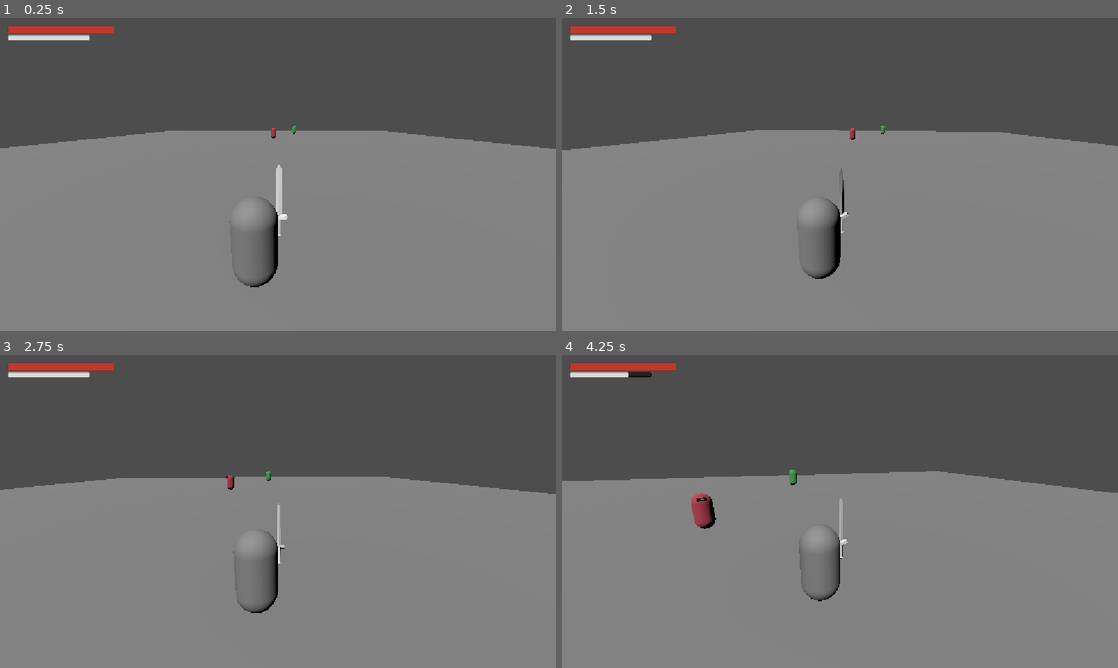
Above: before the commit, frames 1-4 (two rows, left to right).
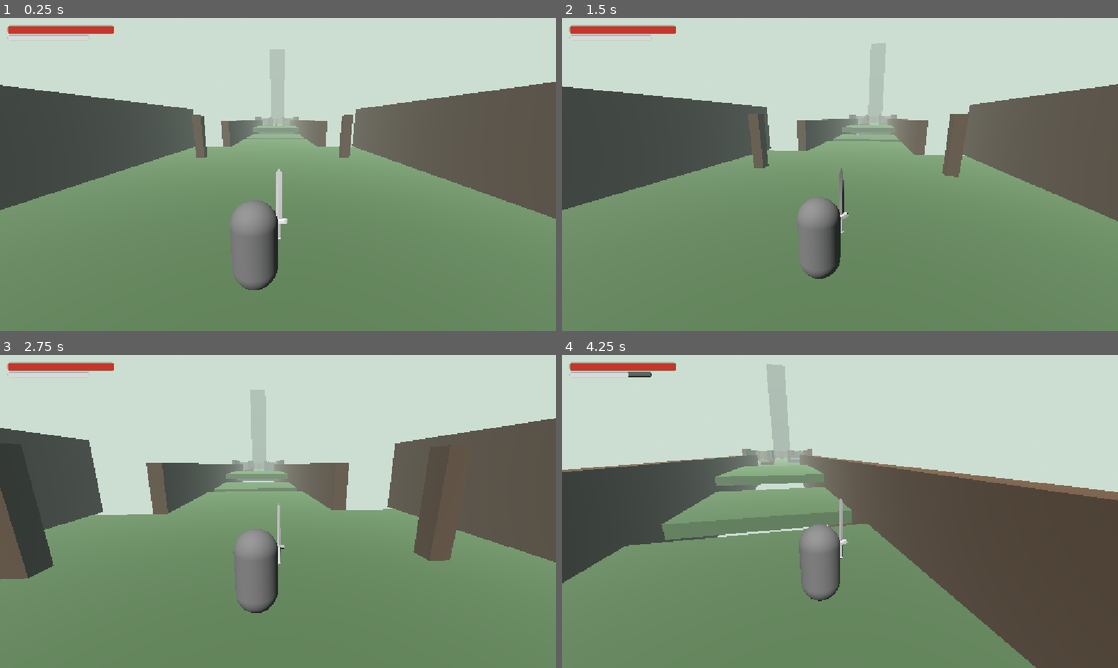
Above: after the commit, the same moments.

Repository: felipeallen20/valero-arpg
Game: Godot game, scene res://scenes/world.tscn
The game is run twice, just before and just after one commit, with the same random seed, the same clock (stepped at 60 frames per second) and the same inputs.
Inputs (mouse positions are in pixels of both pictures, inside the frame that each line leads up to):
- Up to frame 1 (0.25 s): no input
- Up to frame 2 (1.5 s): tap Enter at 0.5 s; move the mouse to (867, 174) at 0.52 s; press the mouse at (867, 174) at 0.53 s; hold W (forward) from 0.53 s (still down); tap Space (jump) at 0.77 s; move the mouse to (812, 174) at 1.27 s; release the mouse at (812, 174) at 1.28 s; click (812, 174) at 1.35 s
- Up to frame 3 (2.75 s): keep holding W (forward); tap Space (jump) at 1.52 s; move the mouse to (289, 505) at 2.02 s; hold Right mouse button (attack_heavy) from 2.03 s (still down); click (289, 505) at 2.3 s
- Up to frame 4 (4.25 s): keep holding W (forward); move the mouse to (834, 517) at 2.77 s; release Right mouse button (attack_heavy) at 2.78 s; tap Shift (dodge) at 2.85 s; tap Space (jump) at 3.02, 3.77 s; click (834, 517) at 3.05 s; move the mouse to (878, 514) at 3.52 s; hold Ctrl (sprint) from 3.53 s (still down); click (878, 514) at 3.8 s

The runs differ from the first frame. In frame 1, 81% of the frame differs, in the area x 0-100%, y 0-100%; in frame 2, 82%; in frame 3, 83%; in frame 4, 94%.

Commit message:
Prototype of tutorial level, platform removed

Diff:
--- /dev/null
+++ b/valero/scenes/levels/zones/zone_00_clarida.tscn
@@ -0,0 +1,47 @@
+[gd_scene format=3]
+
+[sub_resource type="StandardMaterial3D" id="mat_suelo"]
+albedo_color = Color(0.4, 0.56, 0.36, 1)
+
+[sub_resource type="StandardMaterial3D" id="mat_tronco"]
+albedo_color = Color(0.42, 0.31, 0.22, 1)
+
+[node name="Zone00_Clarida" type="Node3D"]
+
+[node name="Geometria" type="Node3D" parent="."]
+
+[node name="Suelo" type="CSGBox3D" parent="Geometria"]
+use_collision = true
+size = Vector3(22, 1, 32)
+position = Vector3(0, -0.5, 2)
+material = SubResource("mat_suelo")
+
+[node name="MuroIzq" type="CSGBox3D" parent="Geometria"]
+use_collision = true
+size = Vector3(1, 5, 34)
+position = Vector3(-11.5, 2.5, 2)
+material = SubResource("mat_tronco")
+
+[node name="MuroDer" type="CSGBox3D" parent="Geometria"]
+use_collision = true
+size = Vector3(1, 5, 34)
+position = Vector3(11.5, 2.5, 2)
+material = SubResource("mat_tronco")
+
+[node name="MuroTras" type="CSGBox3D" parent="Geometria"]
+use_collision = true
+size = Vector3(24, 5, 1)
+position = Vector3(0, 2.5, 18.5)
+material = SubResource("mat_tronco")
+
+[node name="TroncoIzq" type="CSGBox3D" parent="Geometria"]
+use_collision = true
+size = Vector3(0.8, 4, 0.8)
+position = Vector3(-7, 2, -6)
+material = SubResource("mat_tronco")
+
+[node name="TroncoDer" type="CSGBox3D" parent="Geometria"]
+use_collision = true
+size = Vector3(0.8, 4, 0.8)
+position = Vector3(7, 2, -6)
+material = SubResource("mat_tronco")
--- /dev/null
+++ b/valero/scenes/levels/zones/zone_01_senda.tscn
@@ -0,0 +1,68 @@
+[gd_scene format=3]
+
+[sub_resource type="StandardMaterial3D" id="mat_suelo"]
+albedo_color = Color(0.4, 0.56, 0.36, 1)
+
+[sub_resource type="StandardMaterial3D" id="mat_tronco"]
+albedo_color = Color(0.42, 0.31, 0.22, 1)
+
+[sub_resource type="StandardMaterial3D" id="mat_agua"]
+albedo_color = Color(0.33, 0.48, 0.55, 1)
+
+[node name="Zone01_Senda" type="Node3D"]
+
+[node name="Geometria" type="Node3D" parent="."]
+
+[node name="SueloA" type="CSGBox3D" parent="Geometria"]
+use_collision = true
+size = Vector3(12, 1, 12)
+position = Vector3(0, -0.5, -20)
+material = SubResource("mat_suelo")
+
+[node name="LechoRio1" type="CSGBox3D" parent="Geometria"]
+use_collision = true
+size = Vector3(12, 1, 3)
+position = Vector3(0, -2.1, -27.5)
+material = SubResource("mat_agua")
+
+[node name="SueloB" type="CSGBox3D" parent="Geometria"]
+use_collision = true
+size = Vector3(12, 1, 11)
+position = Vector3(0, -0.5, -34.5)
+material = SubResource("mat_suelo")
+
+[node name="Terraza" type="CSGBox3D" parent="Geometria"]
+use_collision = true
+size = Vector3(12, 1, 18)
+position = Vector3(0, 1.1, -49)
+material = SubResource("mat_suelo")
+
+[node name="SueloC" type="CSGBox3D" parent="Geometria"]
+use_collision = true
+size = Vector3(12, 1, 16)
+position = Vector3(0, -0.5, -66)
+material = SubResource("mat_suelo")
+
+[node name="LechoRio2" type="CSGBox3D" parent="Geometria"]
+use_collision = true
+size = Vector3(12, 1, 8)
+position = Vector3(0, -2.1, -78)
+material = SubResource("mat_agua")
+
+[node name="TroncoPuente" type="CSGBox3D" parent="Geometria"]
+use_collision = true
+size = Vector3(1.5, 0.5, 6.4)
+position = Vector3(2, -0.25, -77)
+material = SubResource("mat_tronco")
+
+[node name="MuroIzq" type="CSGBox3D" parent="Geometria"]
+use_collision = true
+size = Vector3(1, 8, 66)
+position = Vector3(-6.5, -0.5, -47)
+material = SubResource("mat_tronco")
+
+[node name="MuroDer" type="CSGBox3D" parent="Geometria"]
+use_collision = true
+size = Vector3(1, 8, 66)
+position = Vector3(6.5, -0.5, -47)
+material = SubResource("mat_tronco")
--- /dev/null
+++ b/valero/scenes/levels/zones/zone_02_claro.tscn
@@ -0,0 +1,35 @@
+[gd_scene format=3]
+
+[sub_resource type="StandardMaterial3D" id="mat_suelo"]
+albedo_color = Color(0.4, 0.56, 0.36, 1)
+
+[sub_resource type="StandardMaterial3D" id="mat_tronco"]
+albedo_color = Color(0.42, 0.31, 0.22, 1)
+
+[node name="Zone02_Claro" type="Node3D"]
+
+[node name="Geometria" type="Node3D" parent="."]
+
+[node name="Suelo" type="CSGBox3D" parent="Geometria"]
+use_collision = true
+size = Vector3(18, 1, 20)
+position = Vector3(0, -0.5, -92)
+material = SubResource("mat_suelo")
+
+[node name="MuroIzq" type="CSGBox3D" parent="Geometria"]
+use_collision = true
+size = Vector3(1, 5, 22)
+position = Vector3(-9.5, 2.5, -92)
+material = SubResource("mat_tronco")
+
+[node name="MuroDer" type="CSGBox3D" parent="Geometria"]
+use_collision = true
+size = Vector3(1, 5, 22)
+position = Vector3(9.5, 2.5, -92)
+material = SubResource("mat_tronco")
+
+[node name="TroncoCobertura" type="CSGBox3D" parent="Geometria"]
+use_collision = true
+size = Vector3(4, 1, 1)
+position = Vector3(-4, 0.5, -89)
+material = SubResource("mat_tronco")
--- /dev/null
+++ b/valero/scenes/levels/zones/zone_03_desfiladero.tscn
@@ -0,0 +1,47 @@
+[gd_scene format=3]
+
+[sub_resource type="StandardMaterial3D" id="mat_suelo"]
+albedo_color = Color(0.4, 0.56, 0.36, 1)
+
+[sub_resource type="StandardMaterial3D" id="mat_roca"]
+albedo_color = Color(0.52, 0.52, 0.55, 1)
+
+[node name="Zone03_Desfiladero" type="Node3D"]
+
+[node name="Geometria" type="Node3D" parent="."]
+
+[node name="Sendero" type="CSGBox3D" parent="Geometria"]
+use_collision = true
+size = Vector3(6, 1, 16)
+position = Vector3(0, -0.5, -110)
+material = SubResource("mat_suelo")
+
+[node name="MuroRocaIzq" type="CSGBox3D" parent="Geometria"]
+use_collision = true
+size = Vector3(1, 5, 16)
+position = Vector3(-3.5, 2.5, -110)
+material = SubResource("mat_roca")
+
+[node name="MuroRocaDer1" type="CSGBox3D" parent="Geometria"]
+use_collision = true
+size = Vector3(1, 5, 2)
+position = Vector3(3.5, 2.5, -103)
+material = SubResource("mat_roca")
+
+[node name="PenaBaja" type="CSGBox3D" parent="Geometria"]
+use_collision = true
+size = Vector3(8, 2.5, 6)
+position = Vector3(7, 0.25, -107)
+material = SubResource("mat_roca")
+
+[node name="PenaTirador" type="CSGBox3D" parent="Geometria"]
+use_collision = true
+size = Vector3(6, 4, 6)
+position = Vector3(8, 1, -113)
+material = SubResource("mat_roca")
+
+[node name="MuroRocaDer2" type="CSGBox3D" parent="Geometria"]
+use_collision = true
+size = Vector3(1, 5, 2)
+position = Vector3(3.5, 2.5, -117)
+material = SubResource("mat_roca")
--- /dev/null
+++ b/valero/scenes/levels/zones/zone_04_arboledad.tscn
@@ -0,0 +1,41 @@
+[gd_scene format=3]
+
+[sub_resource type="StandardMaterial3D" id="mat_suelo"]
+albedo_color = Color(0.4, 0.56, 0.36, 1)
+
+[sub_resource type="StandardMaterial3D" id="mat_tronco"]
+albedo_color = Color(0.42, 0.31, 0.22, 1)
+
+[node name="Zone04_Arboledad" type="Node3D"]
+
+[node name="Geometria" type="Node3D" parent="."]
+
+[node name="Suelo" type="CSGBox3D" parent="Geometria"]
+use_collision = true
+size = Vector3(10, 1, 18)
+position = Vector3(0, -0.5, -127)
+material = SubResource("mat_suelo")
+
+[node name="MuroIzq" type="CSGBox3D" parent="Geometria"]
+use_collision = true
+size = Vector3(1, 5, 18)
+position = Vector3(-5.5, 2.5, -127)
+material = SubResource("mat_tronco")
+
+[node name="MuroDer" type="CSGBox3D" parent="Geometria"]
+use_collision = true
+size = Vector3(1, 5, 18)
+position = Vector3(5.5, 2.5, -127)
+material = SubResource("mat_tronco")
+
+[node name="Tronco1" type="CSGBox3D" parent="Geometria"]
+use_collision = true
+size = Vector3(0.8, 4, 0.8)
+position = Vector3(-3.5, 2, -124)
+material = SubResource("mat_tronco")
+
+[node name="Tronco2" type="CSGBox3D" parent="Geometria"]
+use_collision = true
+size = Vector3(0.8, 4, 0.8)
+position = Vector3(3.5, 2, -131)
+material = SubResource("mat_tronco")
--- /dev/null
+++ b/valero/scenes/levels/zones/zone_05_clearing.tscn
@@ -0,0 +1,137 @@
+[gd_scene format=3]
+
+[sub_resource type="StandardMaterial3D" id="mat_suelo"]
+albedo_color = Color(0.4, 0.56, 0.36, 1)
+
+[sub_resource type="StandardMaterial3D" id="mat_tronco"]
+albedo_color = Color(0.42, 0.31, 0.22, 1)
+
+[sub_resource type="BoxShape3D" id="shape_trigger"]
+size = Vector3(8, 3, 2)
+
+[node name="Zone05_Clearing" type="Node3D"]
+
+[node name="Geometria" type="Node3D" parent="."]
+
+[node name="SueloArena" type="CSGBox3D" parent="Geometria"]
+use_collision = true
+size = Vector3(24, 1, 24)
+position = Vector3(0, -0.5, -148)
+material = SubResource("mat_suelo")
+
+[node name="SueloSalida" type="CSGBox3D" parent="Geometria"]
+use_collision = true
+size = Vector3(28, 1, 12)
+position = Vector3(0, -0.5, -166)
+material = SubResource("mat_suelo")
+
+[node name="MuroIzqArena" type="CSGBox3D" parent="Geometria"]
+use_collision = true
+size = Vector3(1, 5, 24)
+position = Vector3(-12.5, 2.5, -148)
+material = SubResource("mat_tronco")
+
+[node name="MuroDerArena" type="CSGBox3D" parent="Geometria"]
+use_collision = true
+size = Vector3(1, 5, 24)
+position = Vector3(12.5, 2.5, -148)
+material = SubResource("mat_tronco")
+
+[node name="EntradaIzq" type="CSGBox3D" parent="Geometria"]
+use_collision = true
+size = Vector3(5, 4, 2)
+position = Vector3(-6.5, 2, -137)
+material = SubResource("mat_tronco")
+
+[node name="EntradaDer" type="CSGBox3D" parent="Geometria"]
+use_collision = true
+size = Vector3(5, 4, 2)
+position = Vector3(6.5, 2, -137)
+material = SubResource("mat_tronco")
+
+[node name="BordeNor1" type="CSGBox3D" parent="Geometria"]
+use_collision = true
+size = Vector3(3, 4, 3)
+position = Vector3(-10, 2, -157)
+material = SubResource("mat_tronco")
+
+[node name="BordeNor2" type="CSGBox3D" parent="Geometria"]
+use_collision = true
+size = Vector3(3, 4, 3)
+position = Vector3(-5, 2, -158.5)
+material = SubResource("mat_tronco")
+
+[node name="BordeNor3" type="CSGBox3D" parent="Geometria"]
+use_collision = true
+size = Vector3(3, 4, 3)
+position = Vector3(0, 2, -159)
+material = SubResource("mat_tronco")
+
+[node name="BordeNor4" type="CSGBox3D" parent="Geometria"]
+use_collision = true
+size = Vector3(3, 4, 3)
+position = Vector3(5, 2, -158.5)
+material = SubResource("mat_tronco")
+
+[node name="BordeNor5" type="CSGBox3D" parent="Geometria"]
+use_collision = true
+size = Vector3(3, 4, 3)
+position = Vector3(10, 2, -157)
+material = SubResource("mat_tronco")
+
+[node name="BordeOeste" type="CSGBox3D" parent="Geometria"]
+use_collision = true
+size = Vector3(3, 4, 3)
+position = Vector3(-10.5, 2, -148)
+material = SubResource("mat_tronco")
+
+[node name="BordeEste" type="CSGBox3D" parent="Geometria"]
+use_collision = true
+size = Vector3(3, 4, 3)
+position = Vector3(10.5, 2, -148)
+material = SubResource("mat_tronco")
+
+[node name="Tocon1" type="CSGBox3D" parent="Geometria"]
+use_collision = true
+size = Vector3(2.5, 2.5, 2.5)
+position = Vector3(-7, 1.25, -143)
+material = SubResource("mat_tronco")
+
+[node name="Tocon2" type="CSGBox3D" parent="Geometria"]
+use_collision = true
+size = Vector3(2.5, 2.5, 2.5)
+position = Vector3(6, 1.25, -152)
+material = SubResource("mat_tronco")
+
+[node name="Tocon3" type="CSGBox3D" parent="Geometria"]
+use_collision = true
+size = Vector3(2.5, 2.5, 2.5)
+position = Vector3(-5, 1.25, -153)
+material = SubResource("mat_tronco")
+
+[node name="MuroIzqSalida" type="CSGBox3D" parent="Geometria"]
+use_collision = true
+size = Vector3(1, 5, 12)
+position = Vector3(-14.5, 2.5, -166)
+material = SubResource("mat_tronco")
+
+[node name="MuroDerSalida" type="CSGBox3D" parent="Geometria"]
+use_collision = true
+size = Vector3(1, 5, 12)
+position = Vector3(14.5, 2.5, -166)
+material = SubResource("mat_tronco")
+
+[node name="MuroFondo" type="CSGBox3D" parent="Geometria"]
+use_collision = true
+size = Vector3(30, 5, 1)
+position = Vector3(0, 2.5, -172.5)
+material = SubResource("mat_tronco")
+
+[node name="BossTrigger" type="Area3D" parent="."]
+position = Vector3(0, 1.5, -137)
+
+[node name="CollisionShape3D" type="CollisionShape3D" parent="BossTrigger"]
+shape = SubResource("shape_trigger")
+
+[node name="ExitMarker" type="Marker3D" parent="."]
+position = Vector3(0, 1, -170)
--- a/valero/scenes/world.tscn
+++ b/valero/scenes/world.tscn
@@ -5,38 +5,78 @@
 [ext_resource type="PackedScene" uid="uid://dbrdyhkcvccbv" path="res://scenes/enemy.tscn" id="3_4wyf3"]
 [ext_resource type="PackedScene" uid="uid://brnr1b1ay3jen" path="res://scenes/UI/HUD/hud.tscn" id="4_k0juu"]
 [ext_resource type="PackedScene" path="res://scenes/enemy_ranged.tscn" id="5_rnge3"]
+[ext_resource type="PackedScene" path="res://scenes/levels/zones/zone_00_clarida.tscn" id="6_z00"]
+[ext_resource type="PackedScene" path="res://scenes/levels/zones/zone_01_senda.tscn" id="7_z01"]
+[ext_resource type="PackedScene" path="res://scenes/levels/zones/zone_02_claro.tscn" id="8_z02"]
+[ext_resource type="PackedScene" path="res://scenes/levels/zones/zone_03_desfiladero.tscn" id="9_z03"]
+[ext_resource type="PackedScene" path="res://scenes/levels/zones/zone_04_arboledad.tscn" id="10_z04"]
+[ext_resource type="PackedScene" path="res://scenes/levels/zones/zone_05_clearing.tscn" id="11_z05"]
 
-[sub_resource type="BoxShape3D" id="BoxShape3D_wwd58"]
+[sub_resource type="ProceduralSkyMaterial" id="SkyMat_1"]
+sky_top_color = Color(0.35, 0.52, 0.68, 1)
+sky_horizon_color = Color(0.78, 0.84, 0.78, 1)
+ground_bottom_color = Color(0.2, 0.28, 0.22, 1)
+ground_horizon_color = Color(0.72, 0.79, 0.73, 1)
 
-[sub_resource type="BoxMesh" id="BoxMesh_nb4d6"]
+[sub_resource type="Sky" id="Sky_1"]
+sky_material = SubResource("SkyMat_1")
+
+[sub_resource type="Environment" id="Environment_1"]
+background_mode = 2
+sky = SubResource("Sky_1")
+ambient_light_source = 2
+ambient_light_sky_contribution = 1.0
+fog_enabled = true
+fog_light_color = Color(0.8, 0.87, 0.82, 1)
+fog_density = 0.006
+
+[sub_resource type="StandardMaterial3D" id="mat_torre"]
+albedo_color = Color(0.22, 0.23, 0.27, 1)
+
+[sub_resource type="BoxMesh" id="mesh_torre"]
+size = Vector3(14, 80, 14)
 
 [node name="World" type="Node3D" unique_id=1273666291]
 script = ExtResource("1_nnsk1")
 
-[node name="Platform" type="StaticBody3D" parent="." unique_id=1795037796]
+[node name="WorldEnvironment" type="WorldEnvironment" parent="."]
+environment = SubResource("Environment_1")
 
-[node name="CollisionShape3D" type="CollisionShape3D" parent="Platform" unique_id=343372675]
-transform = Transform3D(70, 0, 0, 0, 0.5, 0, 0, 0, 70, 0, 0, 0)
-shape = SubResource("BoxShape3D_wwd58")
-
-[node name="Model" type="MeshInstance3D" parent="Platform" unique_id=1545893627]
-transform = Transform3D(70, 0, 0, 0, 0.5, 0, 0, 0, 70, 0, 0, 0)
-mesh = SubResource("BoxMesh_nb4d6")
-
-[node name="DirectionalLight3D" type="DirectionalLight3D" parent="." unique_id=1388006012]
+[node name="DirectionalLight3D" type="DirectionalLight3D" unique_id=1388006012 parent="."]
 transform = Transform3D(0.8660254, 0.38302222, -0.32139382, 0, 0.64278764, 0.76604444, 0.5, -0.66341394, 0.5566704, 50, 50, 50)
 
+[node name="TorreLandmark" type="MeshInstance3D" parent="."]
+transform = Transform3D(1, 0, 0, 0, 1, 0, 0, 0, 1, 0, 30, -215)
+mesh = SubResource("mesh_torre")
+material_override = SubResource("mat_torre")
+
+[node name="Zones" type="Node3D" parent="."]
+
+[node name="Zone00_Clarida" parent="Zones" instance=ExtResource("6_z00")]
+
+[node name="Zone01_Senda" parent="Zones" instance=ExtResource("7_z01")]
+
+[node name="Zone02_Claro" parent="Zones" instance=ExtResource("8_z02")]
+
+[node name="Zone03_Desfiladero" parent="Zones" instance=ExtResource("9_z03")]
+
+[node name="Zone04_Arboledad" parent="Zones" instance=ExtResource("10_z04")]
+
+[node name="Zone05_Clearing" parent="Zones" instance=ExtResource("11_z05")]
+
 [node name="Enemy" parent="." unique_id=703695394 instance=ExtResource("3_4wyf3")]
-transform = Transform3D(-1, 0, 0, 0, 1, 0, 0, 0, -1, 0, 1.2, -8)
+transform = Transform3D(-1, 0, 0, 0, 1, 0, 0, 0, -1, 0, 1.2, -92)
 patrol_pattern = 1
 patrol_points = PackedVector3Array(-4, 0, 0, 4, 0, 0)
+attack_windup = 0.6
+attack_damage = 6.0
 
 [node name="EnemyRanged" parent="." unique_id=1653472088 instance=ExtResource("5_rnge3")]
-transform = Transform3D(-1, 0, 0, 0, 1, 0, 0, 0, -1, 5, 1.2, -20)
+transform = Transform3D(-1, 0, 0, 0, 1, 0, 0, 0, -1, 8, 4.2, -113)
 patrol_pattern = 2
-patrol_points = PackedVector3Array(-3, 0, -3, 3, 0, -3, 3, 0, 3, -3, 0, 3)
+patrol_points = PackedVector3Array(2, 0, 2, -2, 0, 2, -2, 0, -2, 2, 0, -2)
 
 [node name="HUD" parent="." unique_id=1768720518 instance=ExtResource("4_k0juu")]
 
 [node name="Player" parent="." unique_id=2042077057 groups=["player"] instance=ExtResource("2_rwgxs")]
-transform = Transform3D(1, 0, 0, 0, 1, 0, 0, 0, 1, 0, 1.2, 30)
+transform = Transform3D(1, 0, 0, 0, 1, 0, 0, 0, 1, 0, 1.2, 10)
